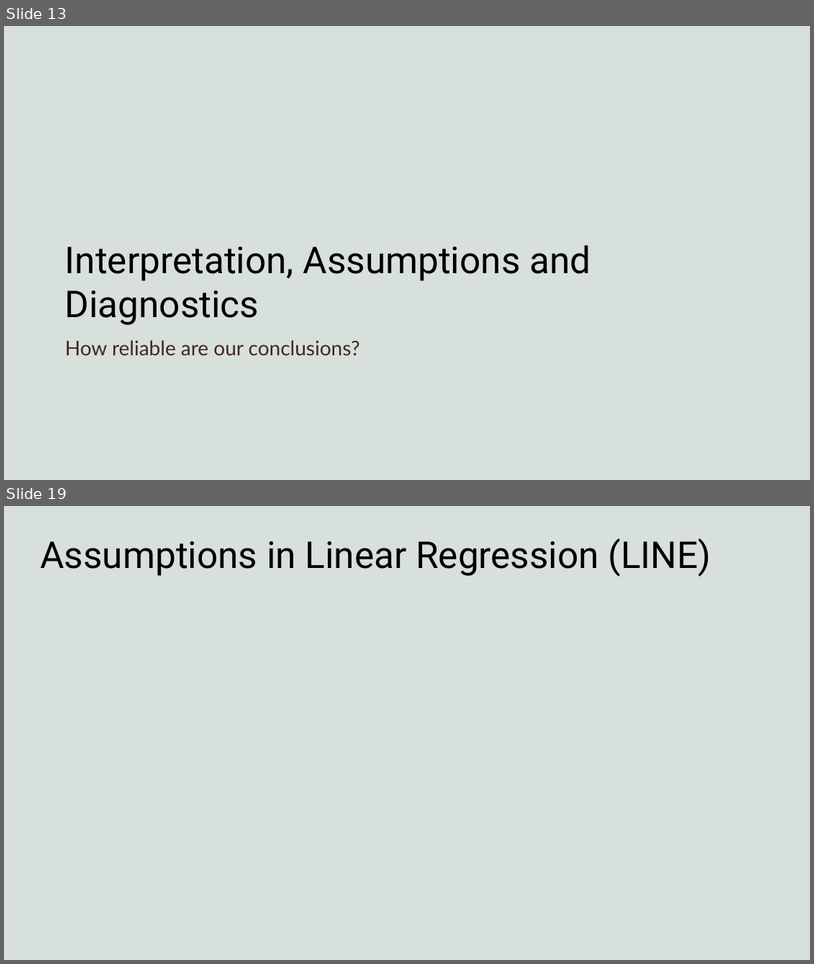
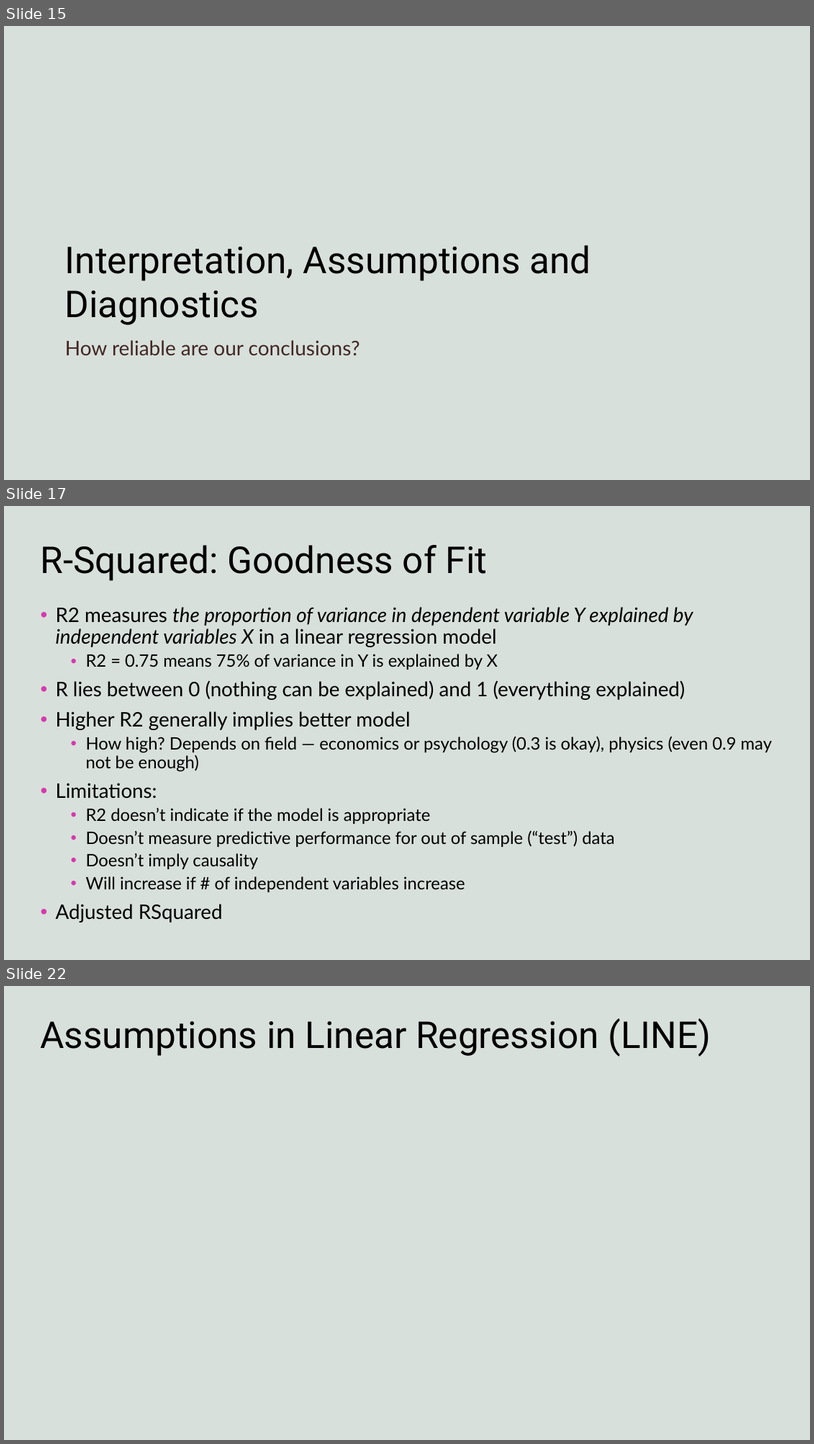
Before and after one commit to harshvardhaniimi/linear-regression, a slide deck: Slides.pptx. Shown one above the other, each under a label of ours: slides 13 and 19 before the commit, slides 15, 17 and 22 after it; the slides between them are not shown. The pictures are 814x964 and 814x1444 pixels, drawn with LibreOffice and Linux fonts; fonts in the diff are those of the drawing; grey boxes stand for pictures; background and template pictures are left out. Boxes give left, top, right and bottom in pixels: in the first picture for what was removed or moved away, otherwise in the second. Text is boxed around its words. In the diff, an @@ line names an element or a change of style, - is before the commit and + after.

```diff
--- a/Slides.pptx
+++ b/Slides.pptx
@@ slide 17 added at (4,506,810,960), background #FFFFFF; not listed: 1 template element that a slide beside it also shows @@
@@ title added at (41,545,488,581), 44 pt, text #000000 @@
+R-Squared: Goodness of Fit
@@ text added at (56,607,772,922), 20.4 pt, text #000000 @@
+• R2 measures the proportion of variance in dependent variable Y explained by independent variables X in a linear regression model
+  • R2 = 0.75 means 75% of variance in Y is explained by X
+• R lies between 0 (nothing can be explained) and 1 (everything explained)
+• Higher R2 generally implies better model
+  • How high? Depends on field — economics or psychology (0.3 is okay), physics (even 0.9 may not be enough)
+• Limitations:
+  • R2 doesn’t indicate if the model is appropriate
+  • Doesn’t measure predictive performance for out of sample (“test”) data
+  • Doesn’t imply causality
+  • Will increase if # of independent variables increase
+• Adjusted RSquared
@@ what was slide 13 is now slide 15 @@
@@ what was slide 19 is now slide 22 @@
```
Also in this commit, not shown: 11 slides changed, 6 other slides added, 6 slides removed, 10 other files.
